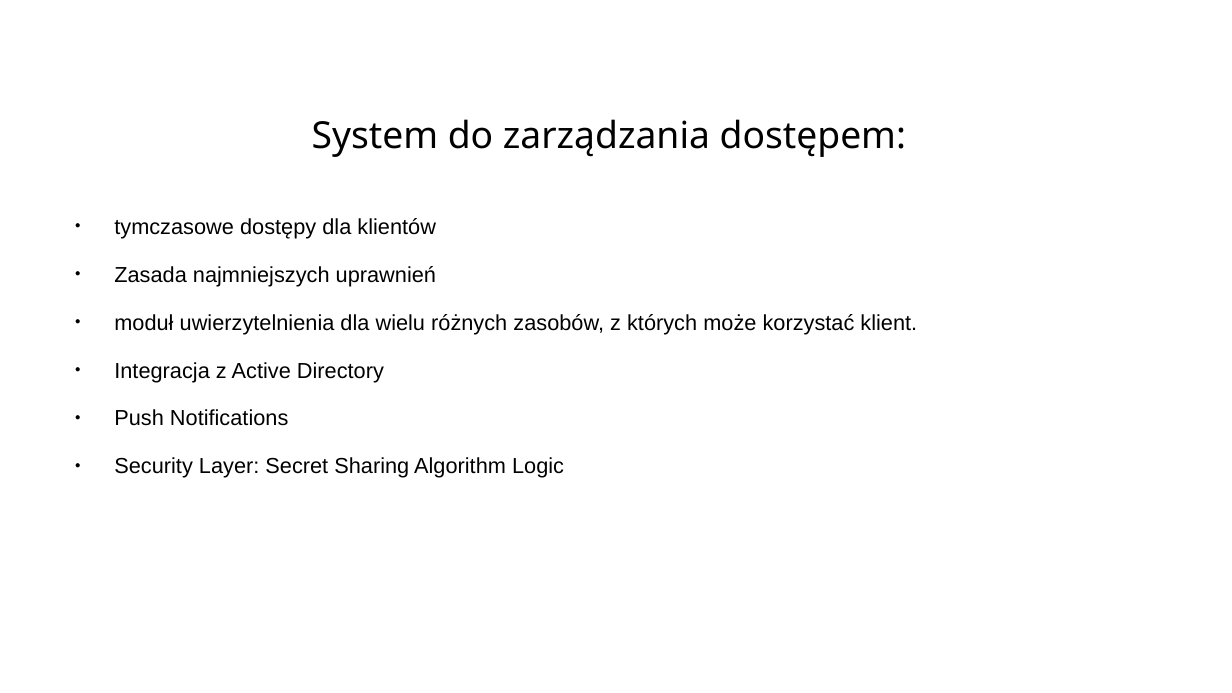
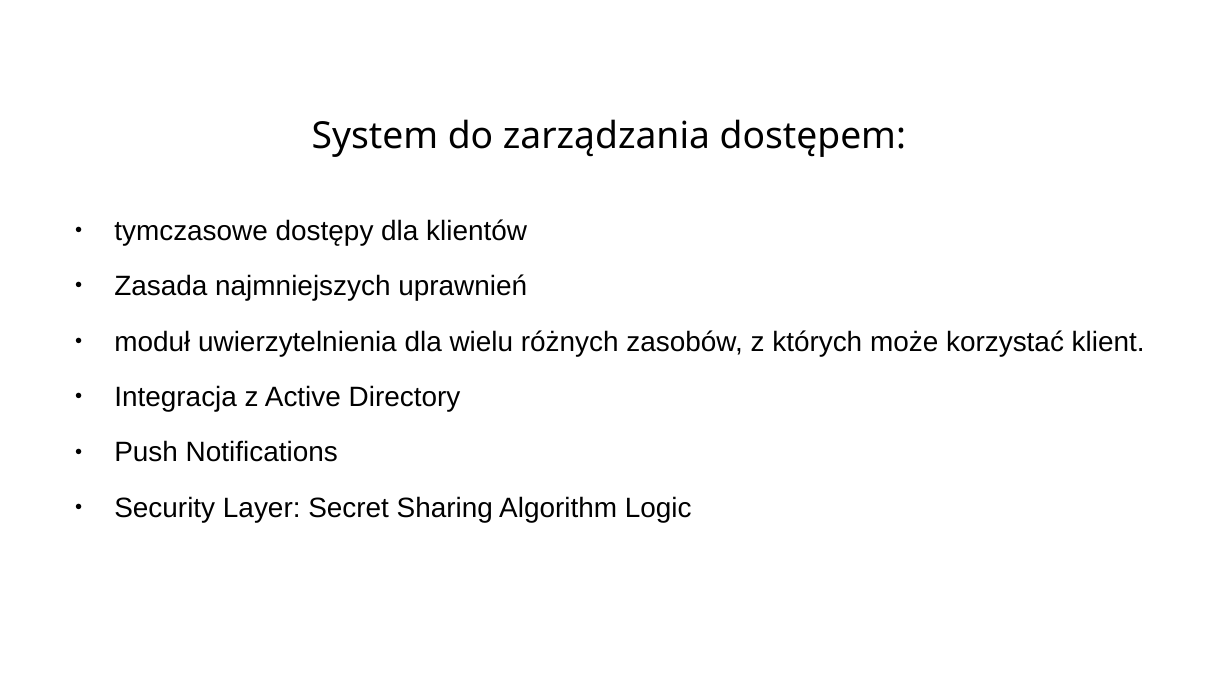
Before and after one commit to Nixam01/mzomi_BHL_2024, a slide deck: slide 2 of dokumentacja_projektu_Access_Broker.odp. Drawn at 1232x693 pixels with LibreOffice and Linux fonts; fonts in the diff are those of the drawing; background and template pictures are left out. Boxes give left, top, right and bottom in pixels: in the first picture for what was removed or moved away, otherwise in the second. Text is boxed around its words. In the diff, an @@ line names an element or a change of style, - is before the commit and + after.

```diff
--- a/dokumentacja_projektu_Access_Broker.odp
+++ b/dokumentacja_projektu_Access_Broker.odp
@@ text "tymczasowe dostępy dla klientów" at <box>114,219,1145,522</box>: size 14 to 18 pt @@
```
Also in this commit, not shown: 4 other slides changed, 1 slide added, 3 slides removed.
